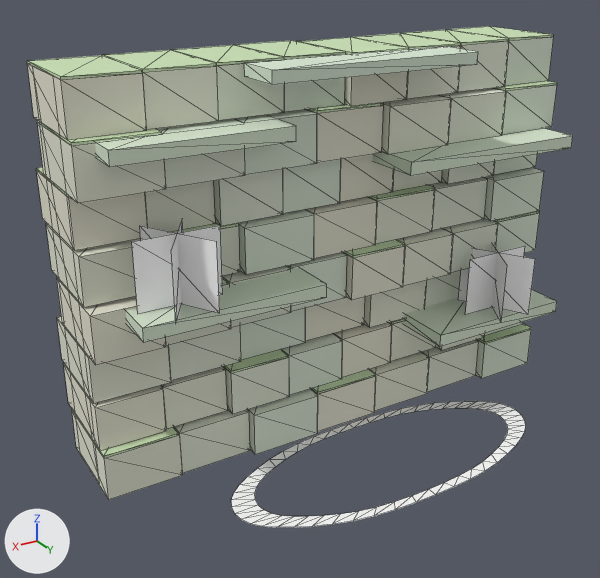
Two versions of the glTF model public/assets/dreamisland/heroes/waterfall-cliff.glb, one commit apart.
Before and after are seen from a camera (50 mm lens) standing at (18.2, 28.1, 20.2) and looking at (2.4, 1.8, 7.1). Lighting does not change. The marker at lower left points along +X, +Y and +Z. The older version comes first. Mesh edges are drawn as thin lines. Where no turn or scale is listed for an object, it has been applied to the vertices. Vertices at exactly the same position are counted once.

The older version as bpy lines, for what is in view:
```python
me_waterfall_mossy_ledge_caps = bpy.data.meshes.new('waterfall_mossy_ledge_caps')
me_waterfall_mossy_ledge_caps.from_pydata(...)  # 208 vertices, 312 faces; spans x -11.0..11.0, y -3.2..1.9, z 1.9..16.0
me_waterfall_mossy_ledge_caps.materials.append(mat_di_mat_jungle)
me_waterfall_plunge_pool_foam_ring = bpy.data.meshes.new('waterfall_plunge_pool_foam_ring')
me_waterfall_plunge_pool_foam_ring.from_pydata(...)  # 96 vertices, 96 faces; spans x -7.19..7.19, y 1.98..8.02, z 0.05..0.1
me_waterfall_plunge_pool_foam_ring.materials.append(mat_di_mat_water)
me_waterfall_projecting_shadow_ledges = bpy.data.meshes.new('waterfall_projecting_shadow_ledges')
me_waterfall_projecting_shadow_ledges.from_pydata(...)  # a box spanning x -10.5..-3.5, y -1.1..3.7, z 3.7..4.3; a box spanning x 2.3..9.7, y -1.2..3.6, z 7.3..7.9; a box spanning x -10.4..-1.6, y -1.4..3.5, z 11.5..12.1; a box spanning x 3.4..10.2, y -1.6..3.2, z 13.4..14.0; a box spanning x -4.5..4.5, y 1.5..3.5, z 15.5..16.0
me_waterfall_projecting_shadow_ledges.materials.append(mat_di_mat_concrete)
ob_waterfall_mossy_ledge_caps = bpy.data.objects.new('waterfall_mossy_ledge_caps', me_waterfall_mossy_ledge_caps)
ob_waterfall_mossy_ledge_caps.location = (0.0, 0.0, 0.0)
ob_waterfall_plunge_pool_foam_ring = bpy.data.objects.new('waterfall_plunge_pool_foam_ring', me_waterfall_plunge_pool_foam_ring)
ob_waterfall_plunge_pool_foam_ring.location = (0.0, 0.0, 0.0)
ob_waterfall_projecting_shadow_ledges = bpy.data.objects.new('waterfall_projecting_shadow_ledges', me_waterfall_projecting_shadow_ledges)
ob_waterfall_projecting_shadow_ledges.location = (0.0, 0.0, 0.0)
# also in view: 'waterfall_blossom_clump_left' at (-7.4, 2.7, 5.7); 'waterfall_blossom_clump_right' at (7.8, 2.5, 9.2); 'waterfall_stacked_block_cliff' at (0.0, -0.7, 8.0)
```
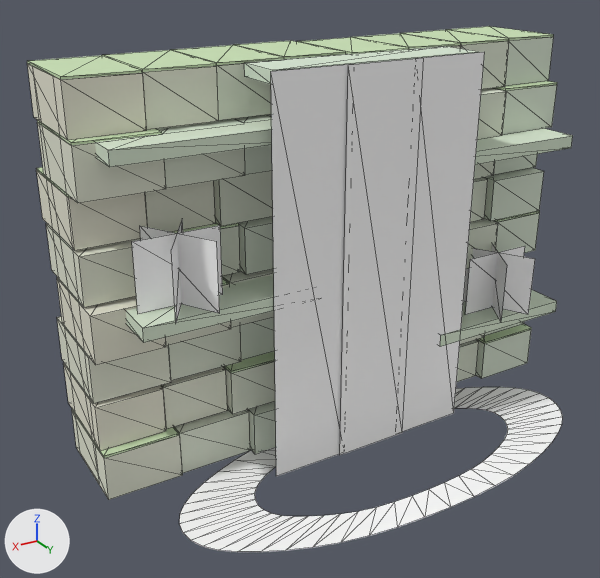
Boxes [x1, y1, x2, y2] around the edits, measured in the pictures (600 x 578 px):
'waterfall_scrolling_sheet_cards', added
    after: [271, 52, 485, 477]
'waterfall_plunge_pool_foam_ring', reshaped (30% wider, 31% taller)
    before: [231, 401, 525, 527]
    after: [179, 387, 562, 552]

Diff of the bpy script that builds the scene:
```diff
--- a/public/assets/dreamisland/heroes/waterfall-cliff.glb.py
+++ b/public/assets/dreamisland/heroes/waterfall-cliff.glb.py
@@ me_waterfall_plunge_pool_foam_ring @@
 # used by ob_waterfall_plunge_pool_foam_ring; location = (0.0, 0.0, 0.0)
-me_waterfall_plunge_pool_foam_ring.from_pydata(...)  # 96 vertices, 96 faces; spans x -7.19..7.19, y 1.98..8.02, z 0.05..0.1
+me_waterfall_plunge_pool_foam_ring.from_pydata(...)  # 96 vertices, 96 faces; spans x -9.3..9.3, y 1.1..8.9, z 0.05..0.1
+# me_waterfall_plunge_pool_foam_ring part 1: 48 of the vertices in x -7.19..7.19, y 1.98..8.02, z 0.05..0.1 are multiplied about their middle by the matrix ((1.293, 0.0, 0.0), (0.0, 1.293, 0.0), (0.0, 0.0, 1.0))
 me_waterfall_plunge_pool_foam_ring.materials.append(mat_di_mat_water)
@@ me_waterfall_scrolling_sheet_cards @@
+me_waterfall_scrolling_sheet_cards.from_pydata(...)  # 12 vertices, 6 faces; spans x -4.6..4.6, y 3.7..3.8, z 0.0..16.0
+me_waterfall_scrolling_sheet_cards.materials.append(mat_di_mat_water)
@@ ob_waterfall_scrolling_sheet_cards @@
+ob_waterfall_scrolling_sheet_cards = bpy.data.objects.new('waterfall_scrolling_sheet_cards', me_waterfall_scrolling_sheet_cards)
+ob_waterfall_scrolling_sheet_cards.location = (0.0, 0.0, 0.0)
```
